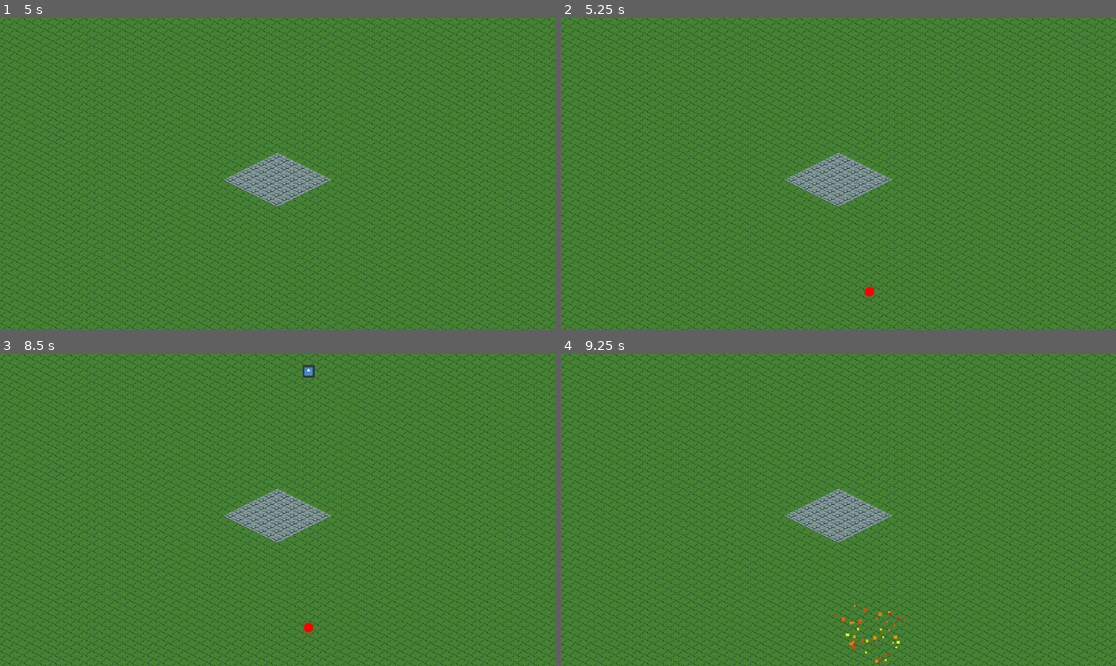
Above: before the commit, frames 1-4 (two rows, left to right).
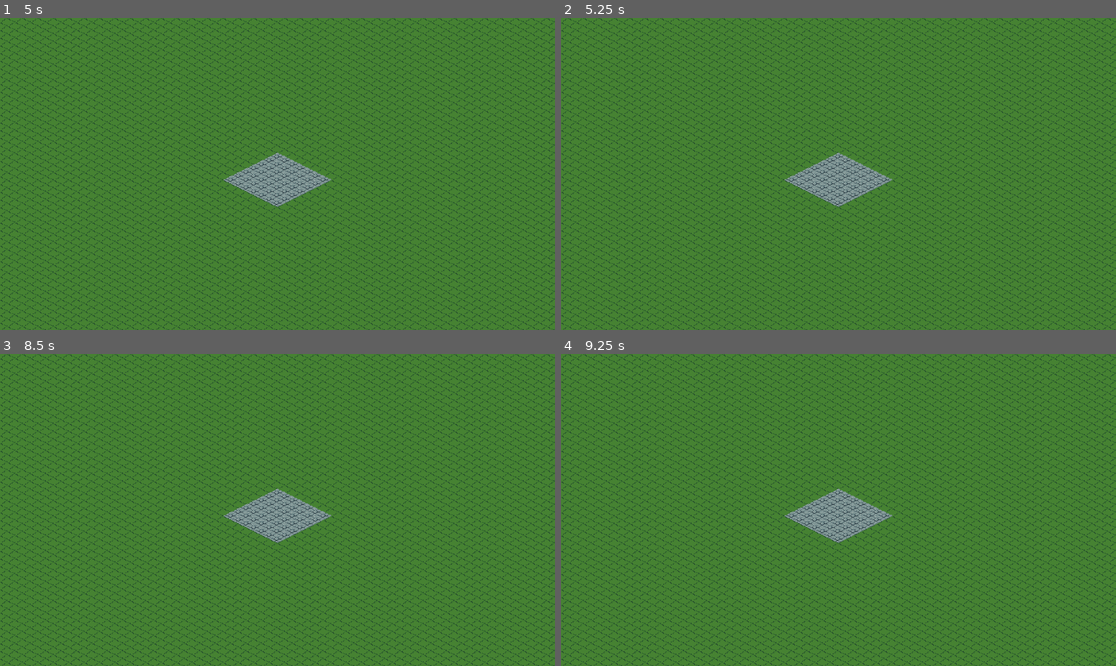
Above: after the commit, the same moments.

Repository: KoolDouds/BrackeysJam2024.2
Game: Godot game, scene res://Prefabs/main_scene.tscn
The game is run twice, just before and just after one commit, with the same random seed, the same clock (stepped at 60 frames per second) and the same inputs. The engine's default icon, where the game draws it, is replaced by a stand-in: a white triangle on a blue panel in a dark square.
Inputs:
- Up to frame 1 (5 s): tap Enter (ui_accept) at 0.5, 0.77, 1.25, 1.52, 2, 2.75, 3.02, 3.5, 3.77, 4.25, 4.52 s
- Up to frame 2 (5.25 s): no input
- Up to frame 3 (8.5 s): tap Enter (ui_accept) at 6.02, 6.77, 7.52 s
- Up to frame 4 (9.25 s): tap Enter (ui_accept) at 9.02 s

Frame 1 is identical in both runs. In frame 2, less than 0.1% of the frame differs, in the area x 54-57%, y 85-90%; in frame 3, 0.1%; in frame 4, 0.2%, in the area x 49-62%, y 80-99%.

Commit message:
spawn modulaire

Diff:
--- a/Script/Spawner.gd
+++ b/Script/Spawner.gd
@@ -8,14 +8,14 @@
 	timer += delta
 	if timer > 5:
 		timer = 0.0
-		spawn()
+		var target_pos := position + Vector2(randf_range(-400, 400), randf_range(-400, 400))
+		var height := randi_range(1000, 10000)
+		spawn(target_pos, height)
 
-func spawn():
-	print("SPAWN")
+func spawn(target_pos: Vector2, height: int, speed := 1000.0):
 	var inst := meteor.instantiate()
-	var height := randi_range(1000, 10000)
-	var target_pos := position + Vector2(randf_range(-400, 400), randf_range(-400, 400))
 	inst.position = target_pos + Vector2.UP * height
 	var fall := inst.get_node("Fall")
 	fall.target_pos = target_pos
+	fall.fall_speed = speed
 	get_tree().current_scene.add_child(inst)
